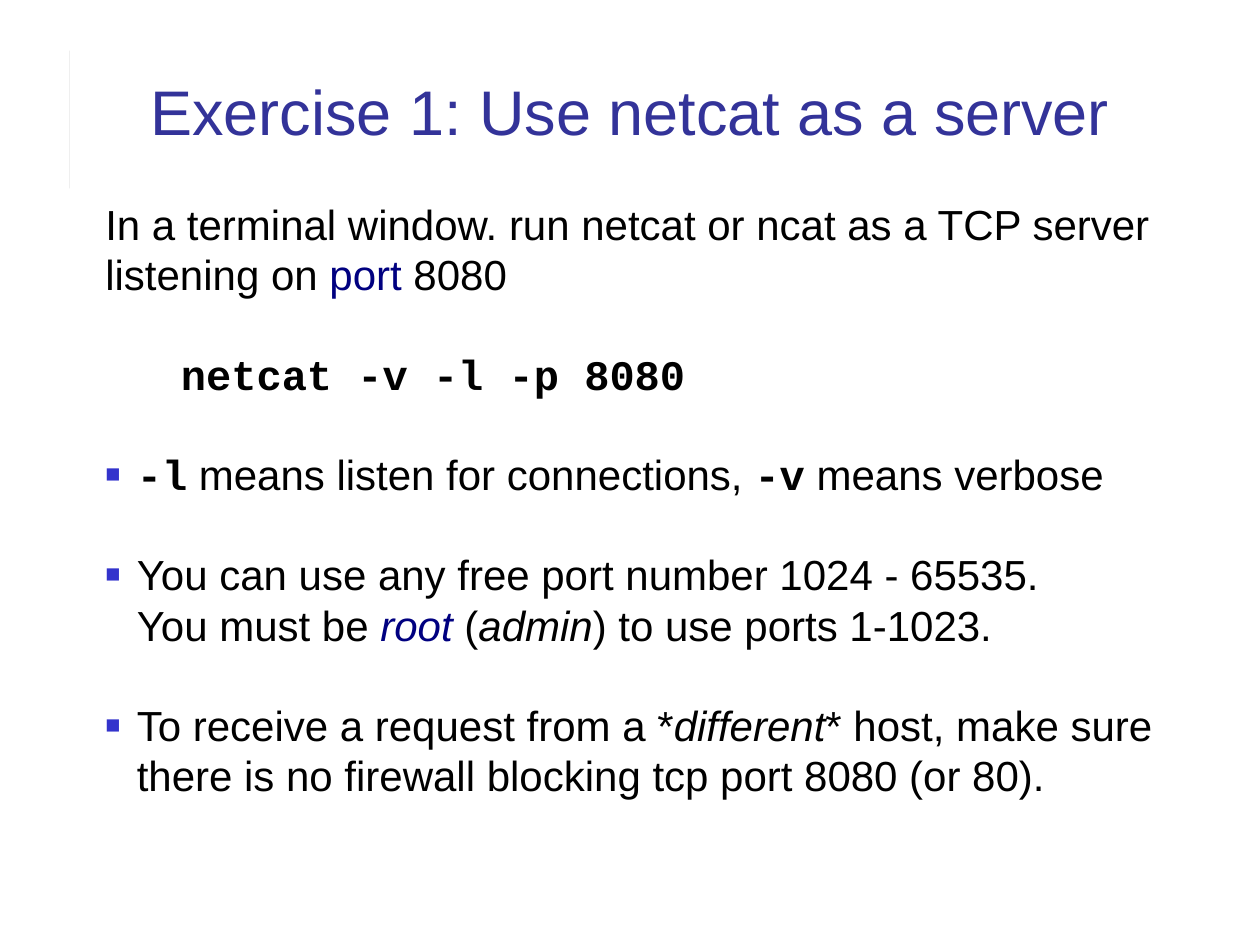
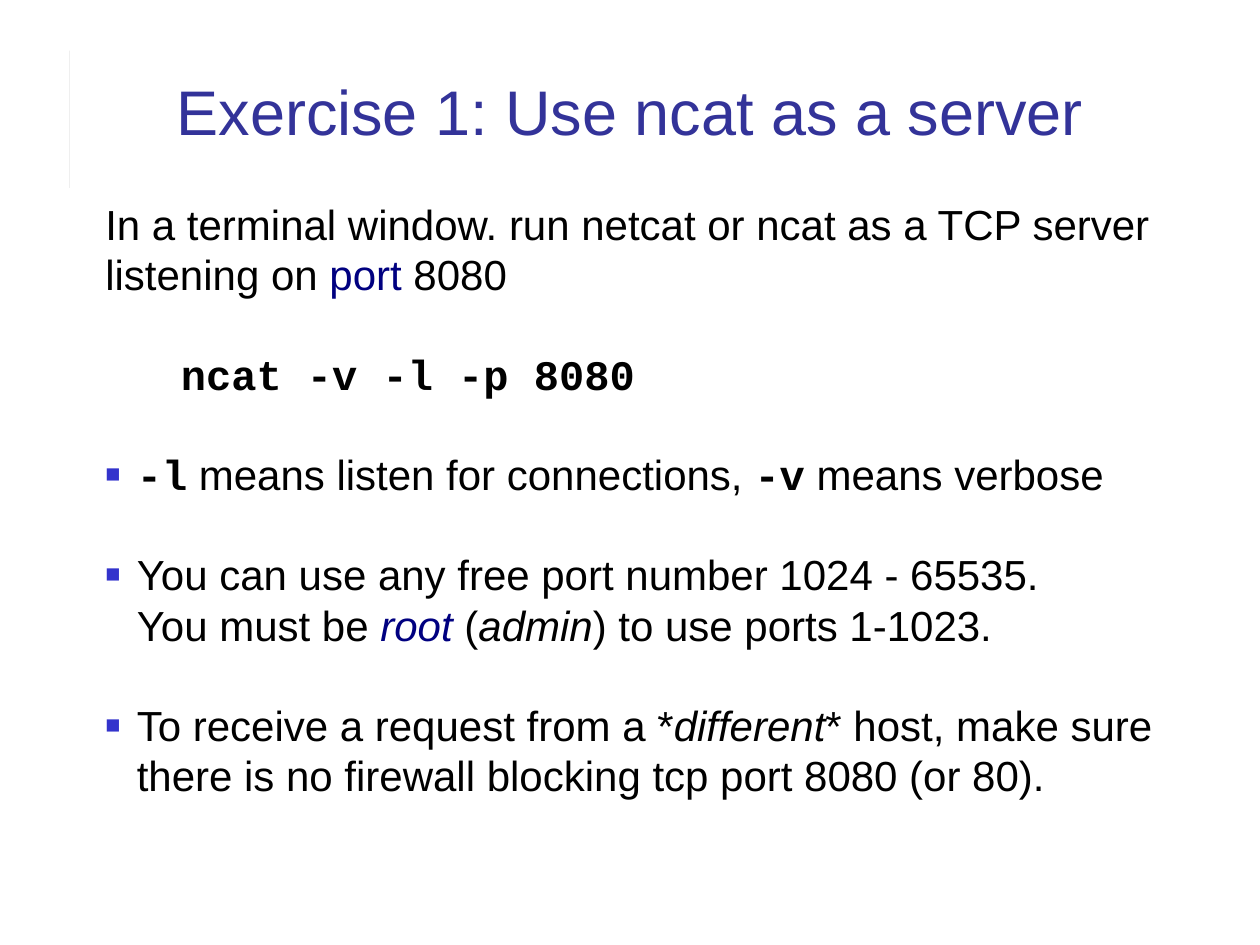
Before and after one commit to cpske/ISP, a slide deck: slide 5 of web/HTTP-in-Action.ppt (slide 4 before the commit). Drawn at 1260x945 pixels with LibreOffice and Linux fonts; fonts in the diff are those of the drawing. Boxes give left, top, right and bottom in pixels: in the first picture for what was removed or moved away, otherwise in the second. Text is boxed around its words. In the diff, an @@ line names an element or a change of style, - is before the commit and + after.

Commit message:
updates to HTTP exercise

```diff
--- a/web/HTTP-in-Action.ppt
+++ b/web/HTTP-in-Action.ppt
@@ title at (x1=177, y1=89, x2=1083, y2=136): text changed @@
-Exercise 1: Use netcat as a server
+Exercise 1: Use ncat as a server
@@ text at (x1=181, y1=360, x2=635, y2=399): text changed @@
-netcat -v -l -p 8080
+ncat -v -l -p 8080
```
Also in this commit, not shown: 11 other slides changed, 3 slides added, 3 other files.
